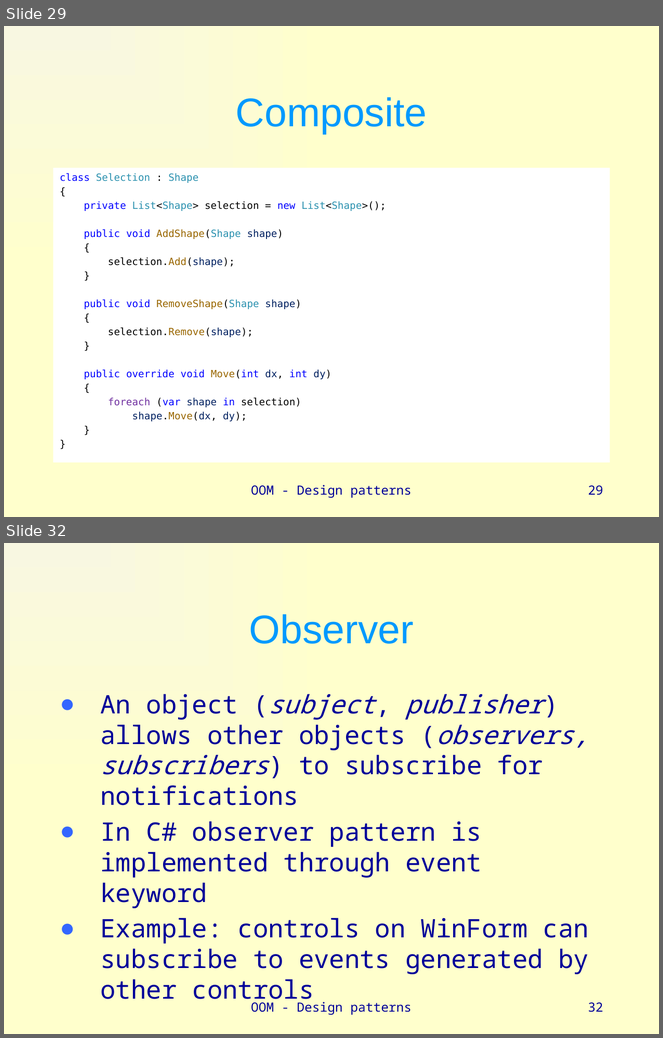
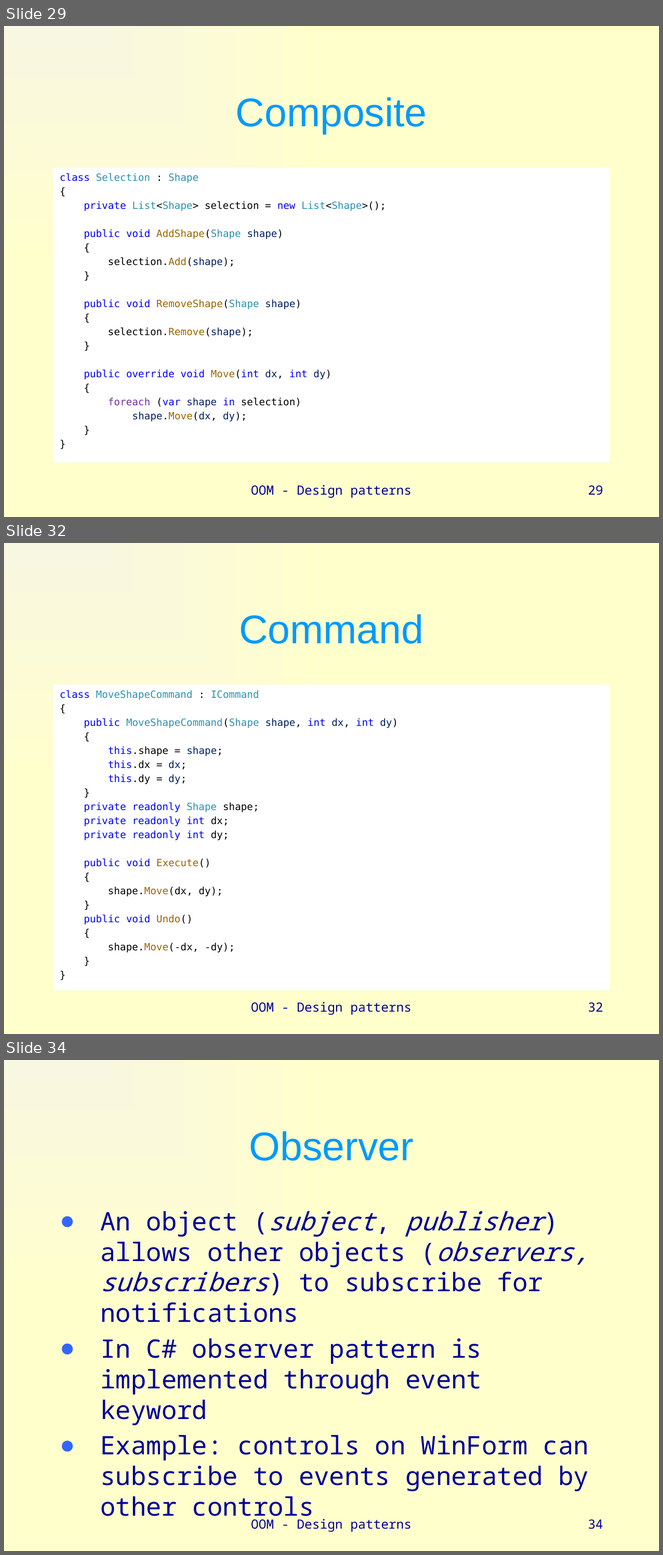
Before and after one commit to vsite-oom/DesignPatterns, a slide deck: docs/Design patterns - eng.pptx. Shown one above the other, each under a label of ours: slides 29 and 32 before the commit, slides 29, 32 and 34 after it; the slides between them are not shown. The pictures are 663x1038 and 663x1555 pixels, drawn with LibreOffice and Linux fonts; fonts in the diff are those of the drawing. Boxes give left, top, right and bottom in pixels: in the first picture for what was removed or moved away, otherwise in the second. Text is boxed around its words. In the diff, an @@ line names an element or a change of style, - is before the commit and + after.

Commit message:
Add Command

```diff
--- a/docs/Design patterns - eng.pptx
+++ b/docs/Design patterns - eng.pptx
@@ slide 32 added at (x1=4, y1=543, x2=659, y2=1034), background gradient #F8F7E1 to #FFFFCC @@
@@ title added at (x1=239, y1=614, x2=424, y2=644), 44 pt, text #0099FF @@
+Command
@@ text added at (x1=53, y1=685, x2=610, y2=991), fill #FFFFFF, 11 pt, text #0000FF @@
+class MoveShapeCommand : ICommand
+{
+public MoveShapeCommand(Shape shape, int dx, int dy)
+{
+this.shape = shape;
+this.dx = dx;
+this.dy = dy;
+}
+private readonly Shape shape;
+private readonly int dx;
+private readonly int dy;
+public void Execute()
+{
+shape.Move(dx, dy);
+}
+public void Undo()
+{
+shape.Move(-dx, -dy);
+}
+}
@@ text added at (x1=251, y1=1002, x2=412, y2=1015), 14 pt, text #000099 @@
+OOM - Design patterns
@@ page number added at (x1=588, y1=1003, x2=603, y2=1013), 14 pt, text #000099 @@
+32
@@ what was slide 32 is now slide 34 @@
@@ page number at (x1=588, y1=1520, x2=603, y2=1530): text changed @@
-32
+34
```
Also in this commit, not shown: 2 slides changed, 1 other slide added, 5 other files.
